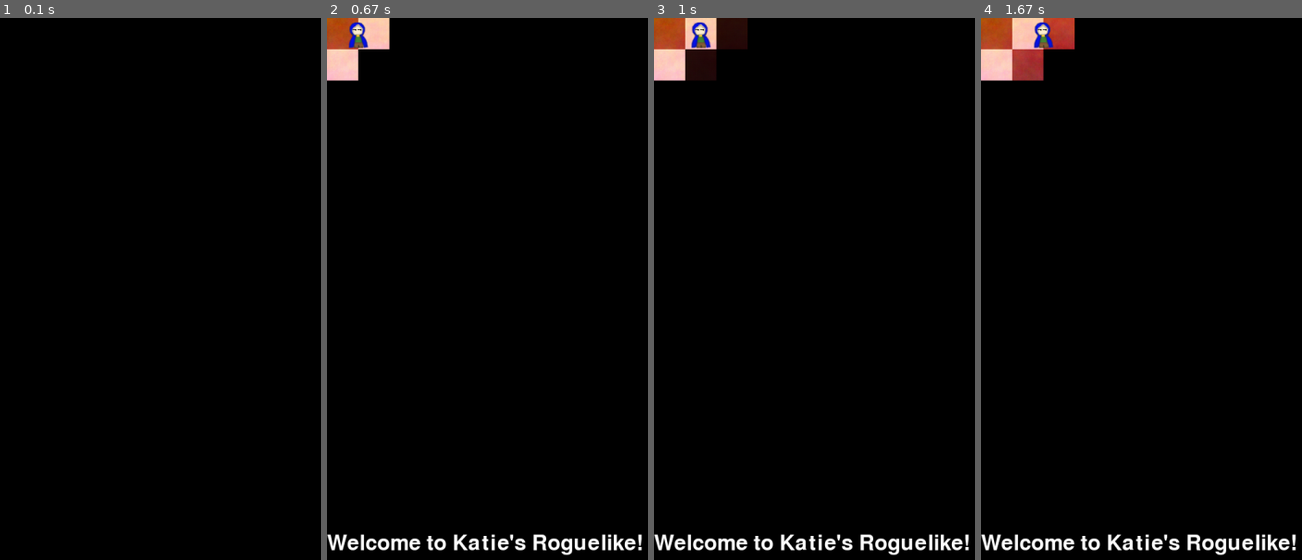
Above: before the commit, frames 1-4 (left to right).
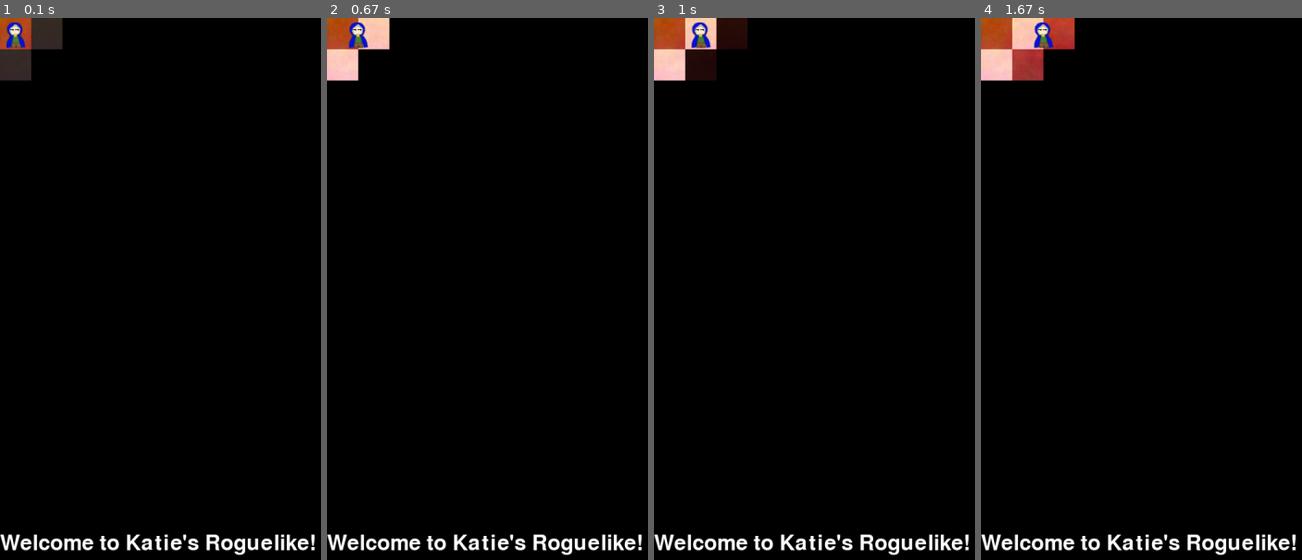
Above: after the commit, the same moments.

Repository: kcunning/Katie-s-Rougish-PyGame
Game: pygame game, started from rogue.py
Two runs of this game, one before a commit and one after it. Both use one fixed random seed, a clock stepped at 60 frames per second and the inputs below. The source is Python 2; it was converted automatically to run under Python 3.
Inputs:
- Up to frame 1 (0.1 s): no input
- Up to frame 2 (0.67 s): hold Right from 0.33 s (still down)
- Up to frame 3 (1 s): release Right at 0.8 s
- Up to frame 4 (1.67 s): hold Right from 1.42 s (still down)

The runs differ from the first frame. In frame 1, 3.3% of the frame differs, in the area x 0-99%, y 0-100%; in frame 2, nothing differs; in frame 3, nothing differs; in frame 4, nothing differs.

Commit message:
Picking up items is now working

Diff:
--- a/rogue.py
+++ b/rogue.py
@@ -6,13 +6,14 @@
 WHITE = (255, 255, 255)
 COLUMNS = 16
 ROWS = 21
-TREASURES = 4
+TREASURES = 10
 TILE_SIZE = 48
 ALL_TREASURES = {
                         "hat": "Quite cunning",
                         "sqord": "Knock-off sword. Probably from Ikea.",
                         "book": "What the hell are you going to do with this?"
                         }
+LONG_STRING = "X" * 50
 
 class Treasure(object):
 	''' Not implemented yet.
@@ -93,10 +94,10 @@
 		''' Sets up the initial game board, with the player at a set position.
 	    	    Once everything is set up, starts the game.
 		'''
+		self.screen = pygame.display.set_mode((1280, 832))
 		self.font = pygame.font.SysFont(None, 48)
-		self.alert = self.font.render("Welcome to Katie's Roguelike!", True, WHITE, BLACK)
+		self.draw_alert("Welcome to Katie's Roguelike!")
 		self.treasures = []
-		self.screen = pygame.display.set_mode((1280, 832))
 		self.player = pygame.image.load('dude.png')
 		self.bg = pygame.image.load('rainbowbg.png')
 		self.clock = pygame.time.Clock()
@@ -114,10 +115,21 @@
 		self.screen.blit(self.alert, (0, 790))
 		self.run()
 
+	def draw_alert(self, alert, color=WHITE):
+		''' Draws the alert box at the bottom
+		'''
+		self.alert = self.font.render(LONG_STRING, True, BLACK, BLACK)
+		self.screen.blit(self.alert, (0, 790))
+		try:
+			pygame.display.flip()
+		except:
+			pass
+		self.alert = self.font.render(alert, True, color, BLACK)
+
 	def add_treasure(self, treasure):
 		self.treasures.append(treasure)
 		text = "You found a %s. %s" % (treasure.title, treasure.description)
-		self.alert = self.font.render(text, True, WHITE, BLACK)
+		self.draw_alert(text)
 
 	def draw_treasure(self):
 		''' Draws the treasure chests yet to be opened.
